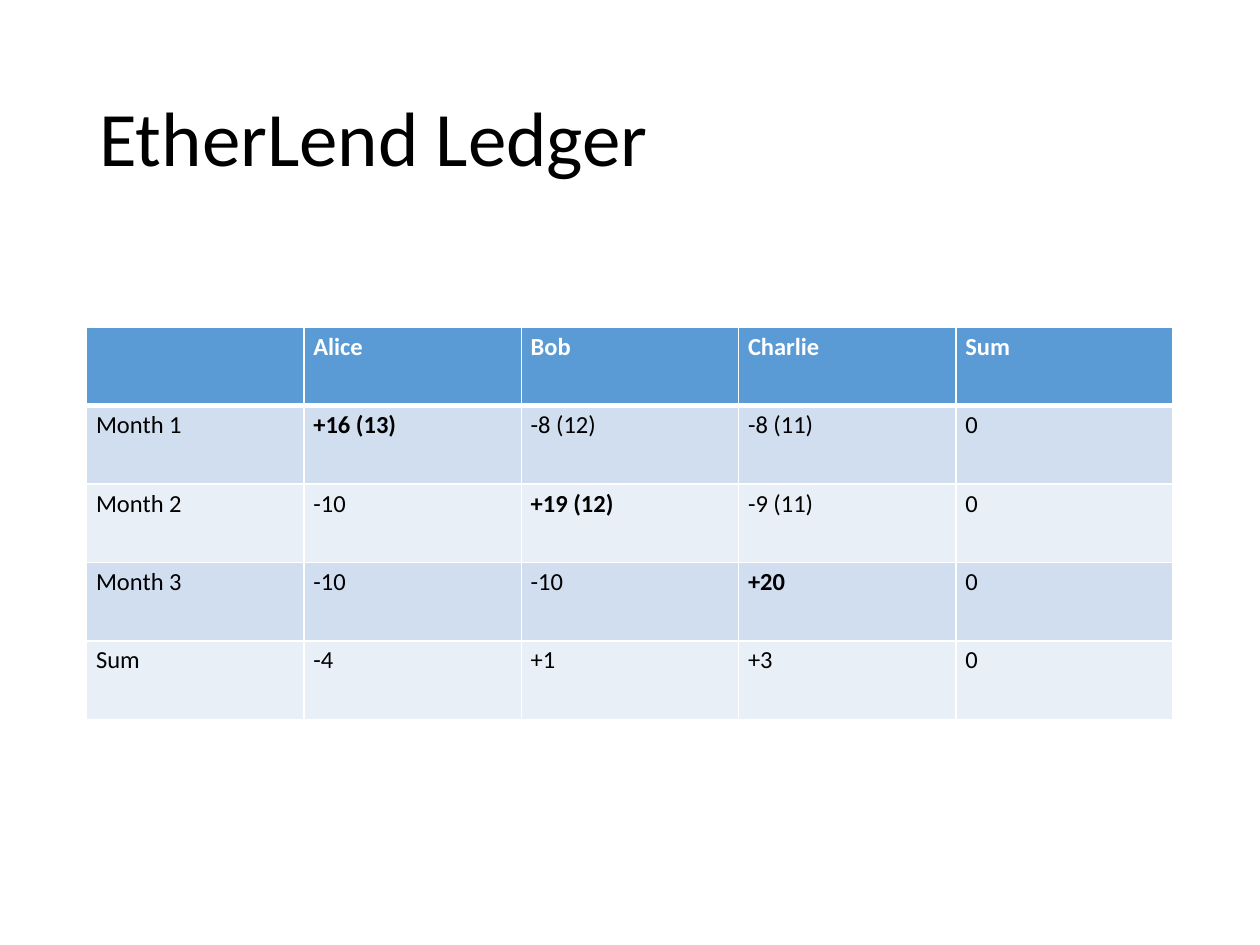
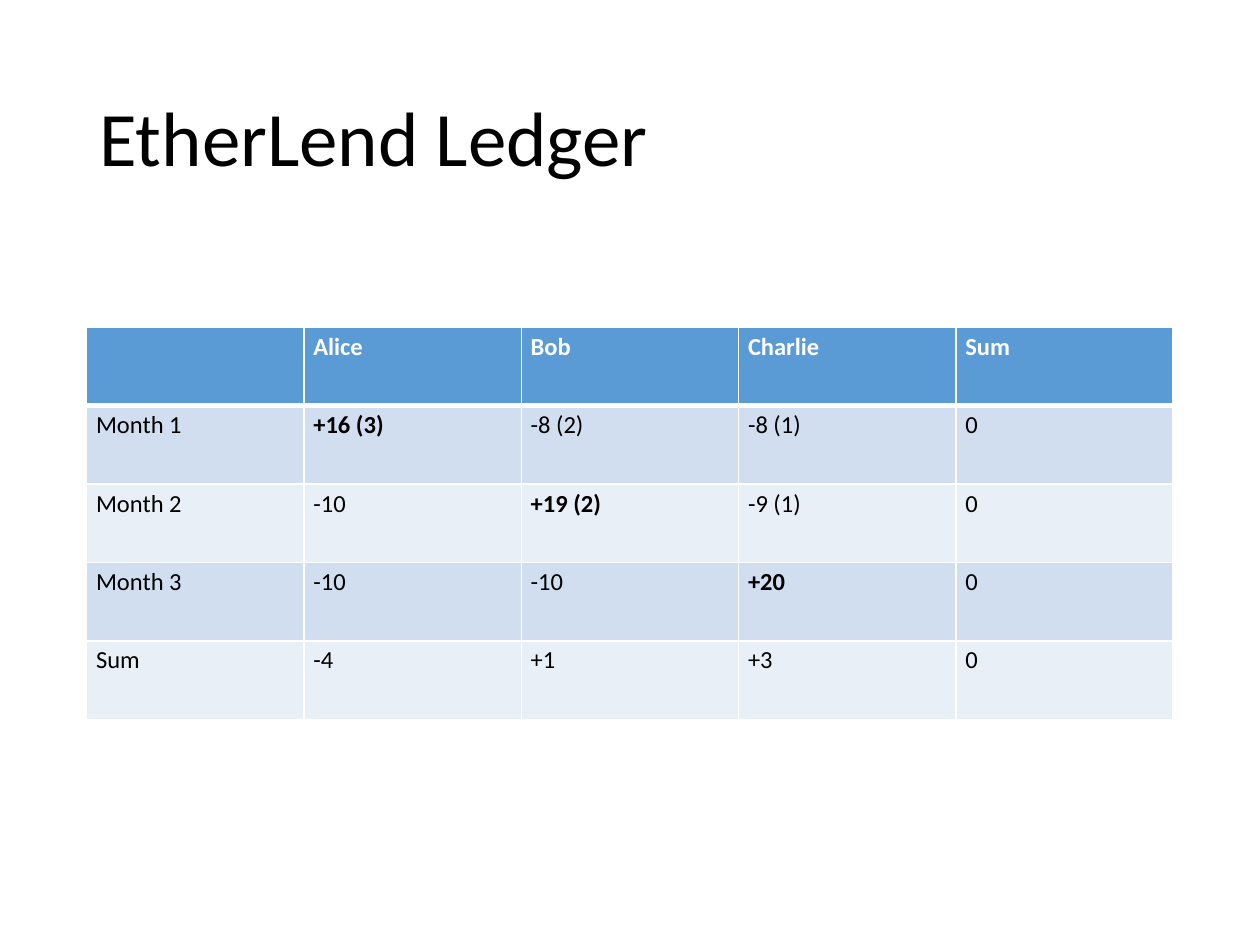
Before and after one commit to Sun-Jc/EtherLend, a slide deck: slide 2 of 1482806030EtherLend.pptx. Drawn at 1260x945 pixels with LibreOffice and Linux fonts; fonts in the diff are those of the drawing. Boxes give left, top, right and bottom in pixels: in the first picture for what was removed or moved away, otherwise in the second. Text is boxed around its words. In the diff, an @@ line names an element or a change of style, - is before the commit and + after.

```diff
--- a/1482806030EtherLend.pptx
+++ b/1482806030EtherLend.pptx
@@ table at (87,328,1177,719) @@
-row 2: Month 1 | +16 (13) | -8 (12) | -8 (11) | 0
+row 2: Month 1 | +16 (3) | -8 (2) | -8 (1) | 0
-row 3, column 3: +19 (12)
+row 3, column 3: +19 (2)
-row 3, column 4: -9 (11)
+row 3, column 4: -9 (1)
```
Also in this commit, not shown: 1 other slide changed, 1 other file.
